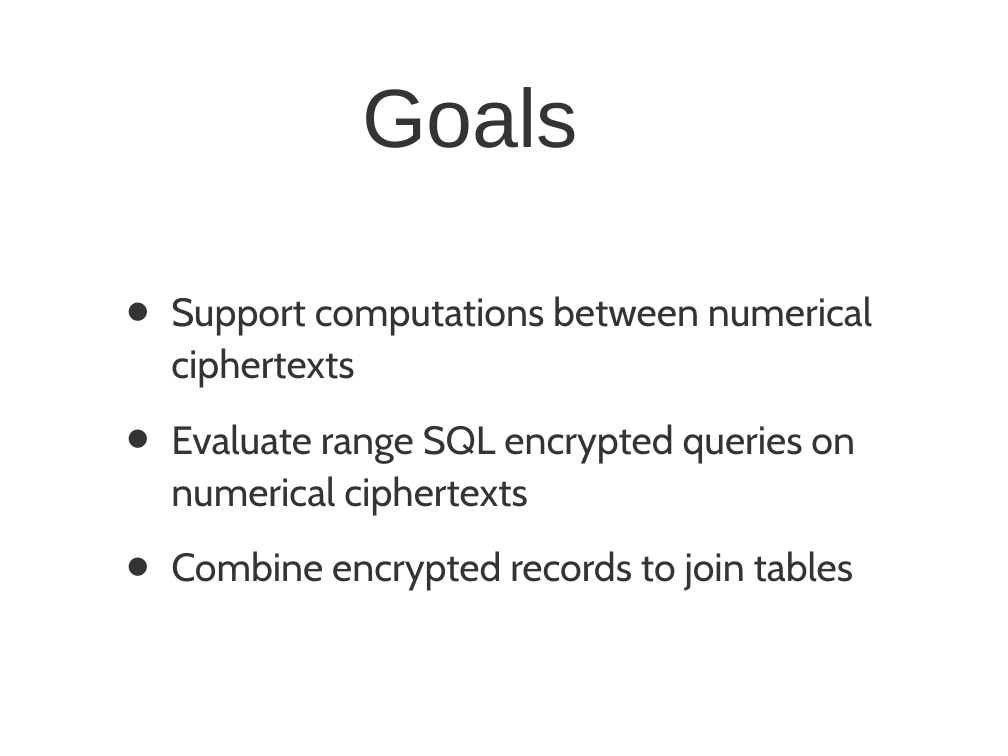
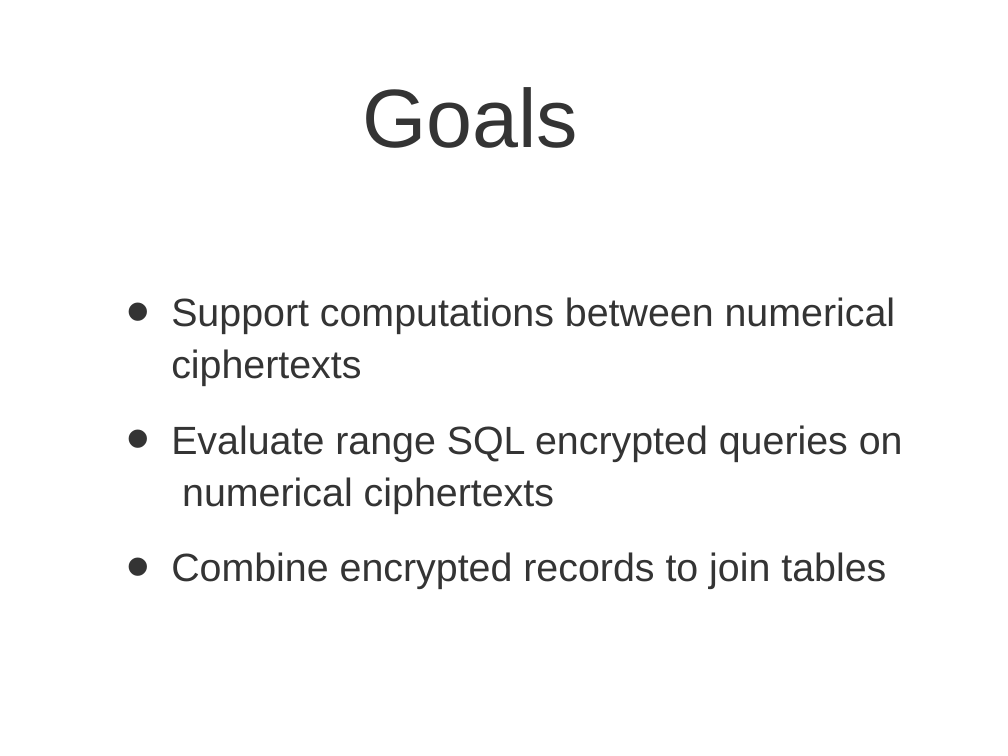
Before and after one commit to rexos/rexos.github.io, a slide deck: slide 6 of presentation.ppt. Drawn at 1008x756 pixels with LibreOffice and Linux fonts; fonts in the diff are those of the drawing. Boxes give left, top, right and bottom in pixels: in the first picture for what was removed or moved away, otherwise in the second. Text is boxed around its words. In the diff, an @@ line names an element or a change of style, - is before the commit and + after.

```diff
--- a/presentation.ppt
+++ b/presentation.ppt
@@ text "Support computations between numerical ciphertexts" at box(171, 297, 903, 589): font Cabin to Arial @@
```
Also in this commit, not shown: 15 other slides changed.
